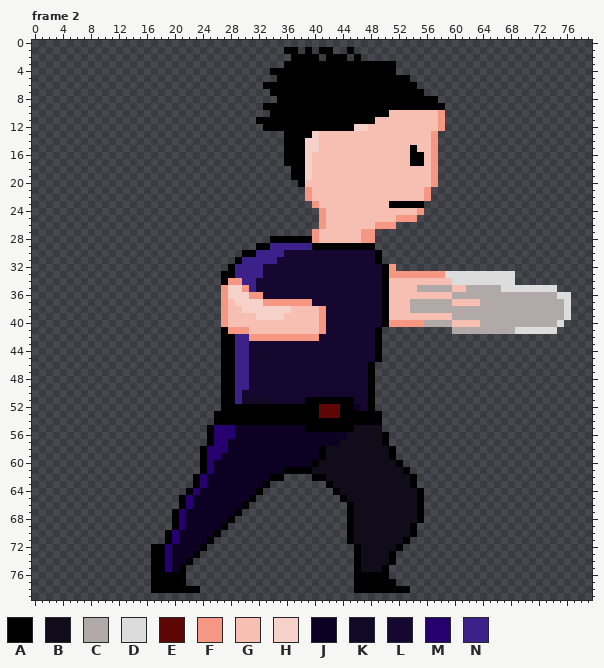
Pixel-art file: raw/SlickJabLeft80.aseprite. Above is the file before it was changed.
80x80 pixels, 7 frames. Shown: frame 2. The commit also changed other frames, which this record leaves out.
Palette (. is transparent): A #000000  B #100c1a  C #b1a8a8  D #dcdcdc  E #5e0606  F #f59782  G #f7bfb2  H #f5d1c9  J #0c0023  K #110926  L #150730  M #25006e  N #3d218a
Pixels before, frame 2 (only the part around the change), first column x 29:
29 ...AANNNNNNAAAAAAAAA...
30 .AANNNNLLLLLLLLLLLLLA..
31 ANNNNNLLLLLLLLLLLLLLA..
32 NNNNLLLLLLLLLLLLLLLLLAF
33 NNNNLLLLLLLLLLLLLLLLLAF
34 FNNLLLLLLLLLLLLLLLLLLAG
35 HFNLLLLLLLLLLLLLLLLLLAG
36 HHFFLLLLLLLLLLLLLLLLLAG
37 HHHHFFFFFFFLLLLLLLLLLAG
38 GHHHHHHHGGGGFLLLLLLLLAG
39 GGGHHHHGGGGGFLLLLLLLLAG
40 GGGGGGGGGGGGFLLLLLLLLAF
41 FFGGGGGGGGGGFLLLLLLLA..
42 NNFFFFFFFFFFLLLLLLLLA..
43 NNLLLLLLLLLLLLLLLLLLA..
44 NNLLLLLLLLLLLLLLLLLLA..
45 NNLLKLLLLLLLLLLLLLLLA..
46 NNLLLLLLLLLLLLLLLLLA...
47 NNLLLLLLLLLLLLLLLLLA...
48 NNLLLLLLLLLLLLLLLLLA...
The same view after the edit:
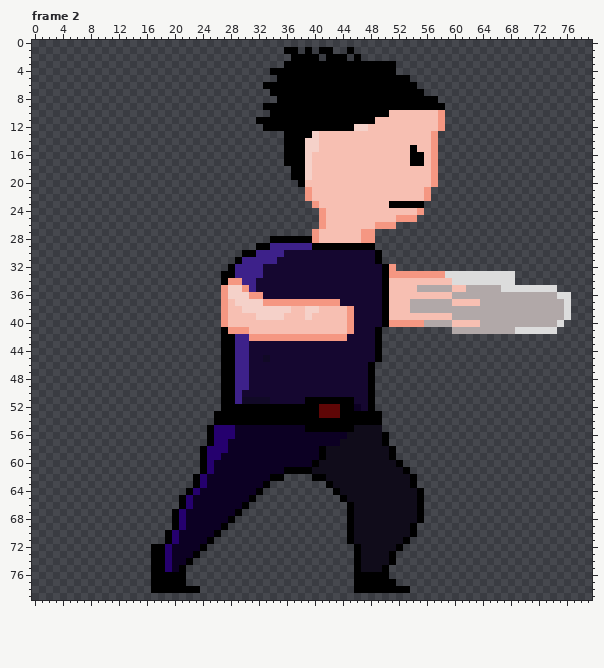
Edits made:
Changed rows in their new state; - is an unchanged pixel.
Frame 2:
first column x 39:
37 -FFFF--
38 HHGGGGF
39 H-GGGGF
40 --GGGGF
41 --GGGGF
42 --FFFF-
Boxes around the changes in both pictures, in picture pixels (x1, y1, x2, y2):
changed: (305, 299, 354, 341)
